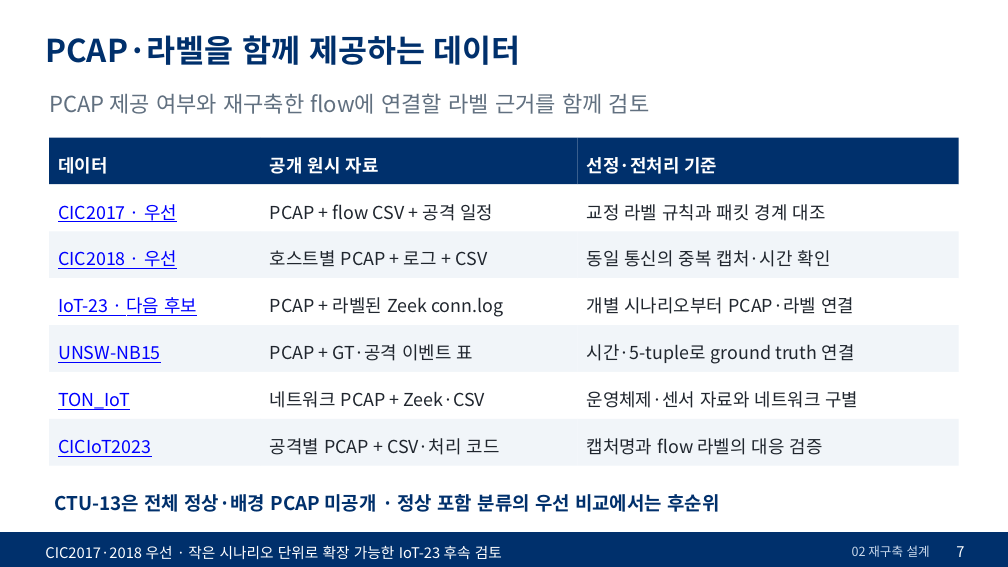
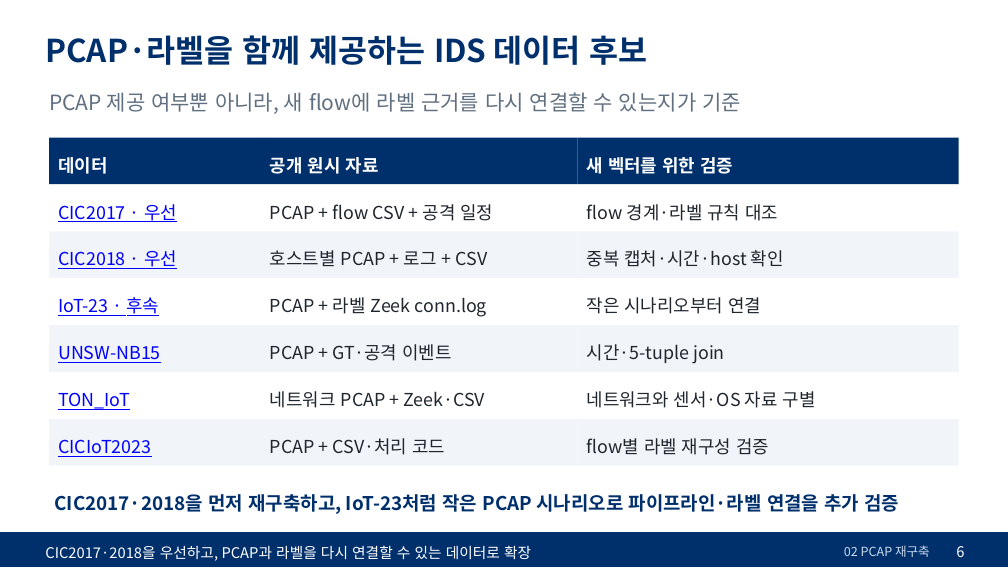
Before and after one commit to westpark9/imbal_cic, a slide deck: slide 6 of docs/slides/kor/20261029_PCAP_연구방향.pptx (slide 7 before the commit). Drawn at 1008x567 pixels with LibreOffice and Linux fonts; fonts in the diff are those of the drawing. Boxes give left, top, right and bottom in pixels: in the first picture for what was removed or moved away, otherwise in the second. Text is boxed around its words. In the diff, an @@ line names an element or a change of style, - is before the commit and + after.

Commit message:
revise PCAP data quality slides

```diff
--- a/docs/slides/kor/20261029_PCAP_연구방향.pptx
+++ b/docs/slides/kor/20261029_PCAP_연구방향.pptx
@@ text at bbox=[45, 35, 647, 65]: text changed @@
-PCAP·라벨을 함께 제공하는 데이터
+PCAP·라벨을 함께 제공하는 IDS 데이터 후보
@@ text at bbox=[49, 92, 741, 114]: text changed; size 21 to 20 pt @@
-PCAP 제공 여부와 재구축한 flow에 연결할 라벨 근거를 함께 검토
+PCAP 제공 여부뿐 아니라, 새 flow에 라벨 근거를 다시 연결할 수 있는지가 기준
@@ text at bbox=[587, 157, 733, 174]: text changed @@
-선정·전처리 기준
+새 벡터를 위한 검증
@@ text at bbox=[587, 204, 778, 221]: text changed @@
-교정 라벨 규칙과 패킷 경계 대조
+flow 경계·라벨 규칙 대조
@@ text at bbox=[587, 250, 784, 267]: text changed @@
-동일 통신의 중복 캡처·시간 확인
+중복 캡처·시간·host 확인
@@ text at bbox=[58, 297, 160, 316]: text changed @@
-IoT-23 · 다음 후보
+IoT-23 · 후속
@@ text at bbox=[270, 297, 487, 317]: text changed @@
-PCAP + 라벨된 Zeek conn.log
+PCAP + 라벨 Zeek conn.log
@@ text at bbox=[587, 297, 761, 314]: text changed @@
-개별 시나리오부터 PCAP·라벨 연결
+작은 시나리오부터 연결
@@ text at bbox=[270, 344, 451, 361]: text changed @@
-PCAP + GT·공격 이벤트 표
+PCAP + GT·공격 이벤트
@@ text at bbox=[587, 344, 725, 364]: text changed @@
-시간·5-tuple로 ground truth 연결
+시간·5-tuple join
@@ text at bbox=[587, 391, 816, 408]: text changed @@
-운영체제·센서 자료와 네트워크 구별
+네트워크와 센서·OS 자료 구별
@@ text at bbox=[270, 438, 445, 455]: text changed @@
-공격별 PCAP + CSV·처리 코드
+PCAP + CSV·처리 코드
@@ text at bbox=[587, 438, 769, 455]: text changed @@
-캡처명과 flow 라벨의 대응 검증
+flow별 라벨 재구성 검증
@@ text at bbox=[54, 494, 900, 514]: text changed @@
-CTU-13은 전체 정상·배경 PCAP 미공개 · 정상 포함 분류의 우선 비교에서는 후순위
+CIC2017·2018을 먼저 재구축하고, IoT-23처럼 작은 PCAP 시나리오로 파이프라인·라벨 연결을 추가 검증
@@ text at bbox=[45, 545, 531, 561]: text changed @@
-CIC2017·2018 우선 · 작은 시나리오 단위로 확장 가능한 IoT-23 후속 검토
+CIC2017·2018을 우선하고, PCAP과 라벨을 다시 연결할 수 있는 데이터로 확장
@@ text at bbox=[844, 545, 930, 557]: text changed @@
-02 재구축 설계
+02 PCAP 재구축
@@ text at bbox=[956, 546, 964, 557]: text changed @@
-7
+6
```
Also in this commit, not shown: 2 other slides changed, 5 slides added, 8 slides removed, 23 other files.
